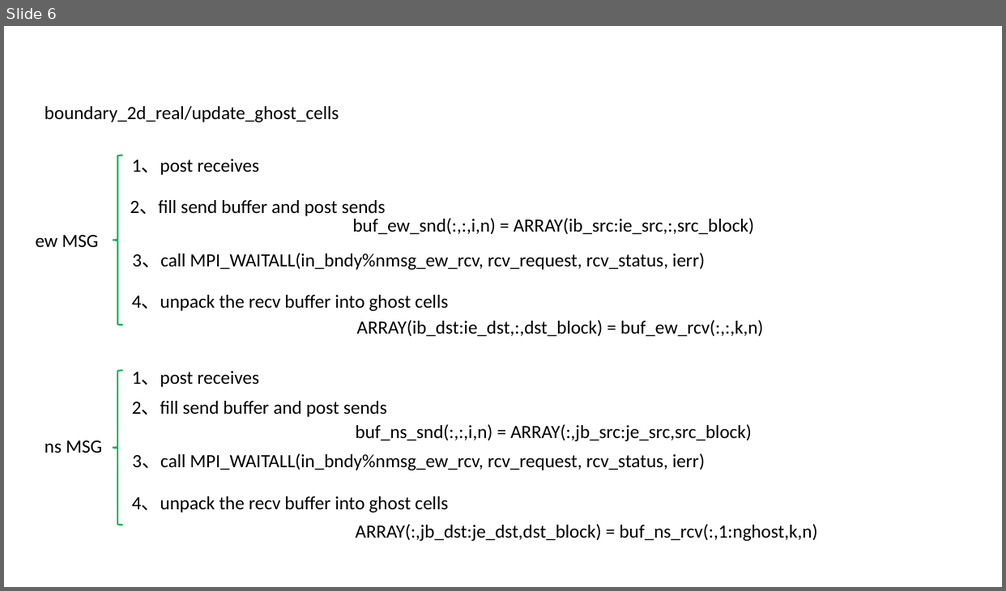
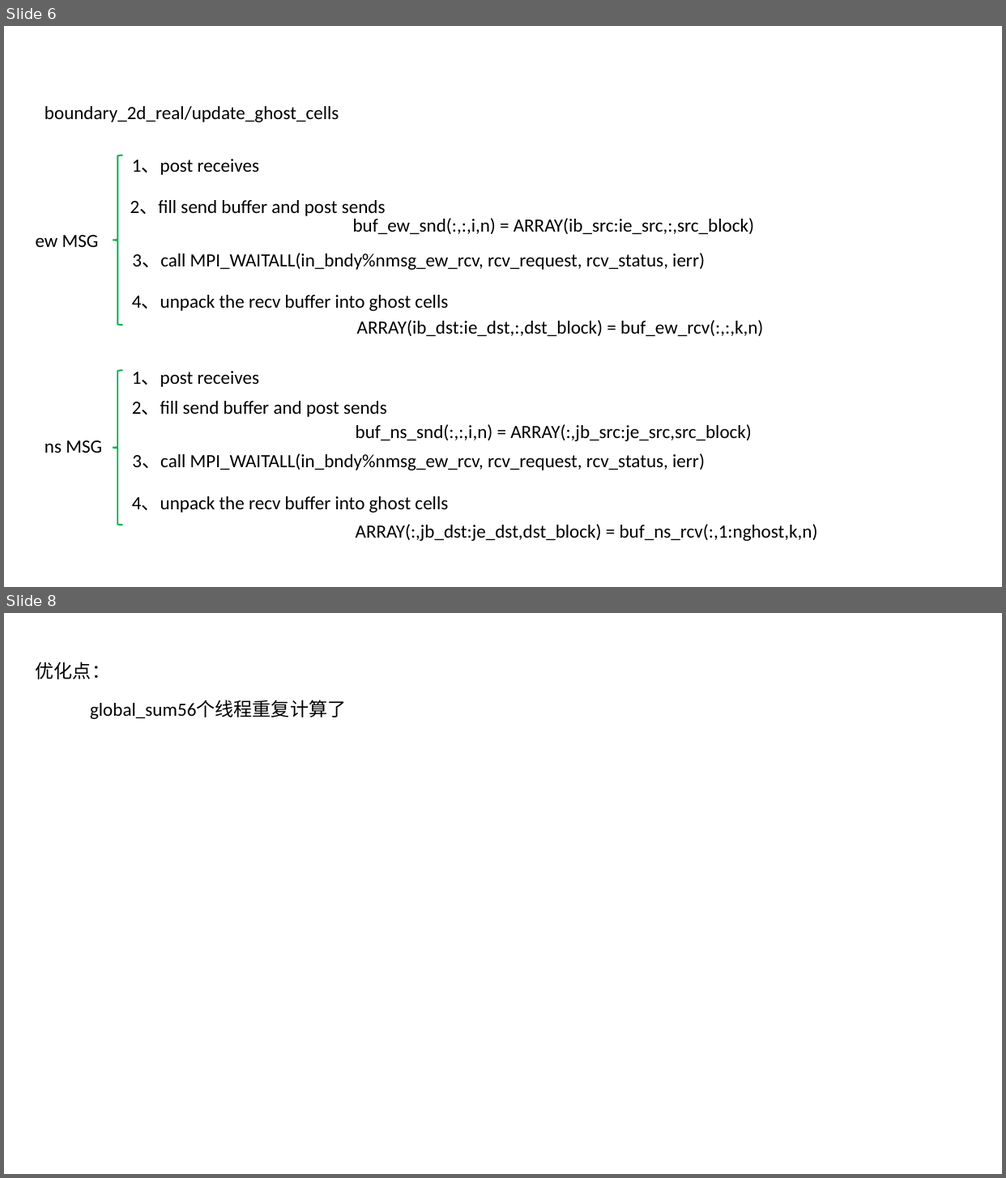
Before and after one commit to hb-lee/PAC2018, a slide deck: NOTES.pptx. Shown one above the other, each under a label of ours: slide 6 before the commit, slides 6 and 8 after it; the slides between them are not shown. The pictures are 1006x591 and 1006x1178 pixels, drawn with LibreOffice and Linux fonts; fonts in the diff are those of the drawing. Boxes give left, top, right and bottom in pixels: in the first picture for what was removed or moved away, otherwise in the second. Text is boxed around its words. In the diff, an @@ line names an element or a change of style, - is before the commit and + after.

```diff
--- a/NOTES.pptx
+++ b/NOTES.pptx
@@ slide 8 added at (4, 613, 1002, 1174), background #C7EDCC @@
@@ text added at (36, 662, 110, 679), 18 pt, text #000000 @@
+优化点：
@@ text added at (90, 700, 346, 719), 18 pt, text #000000 @@
+global_sum56个线程重复计算了
```
Also in this commit, not shown: 1 other slide added, 2 slides removed.
